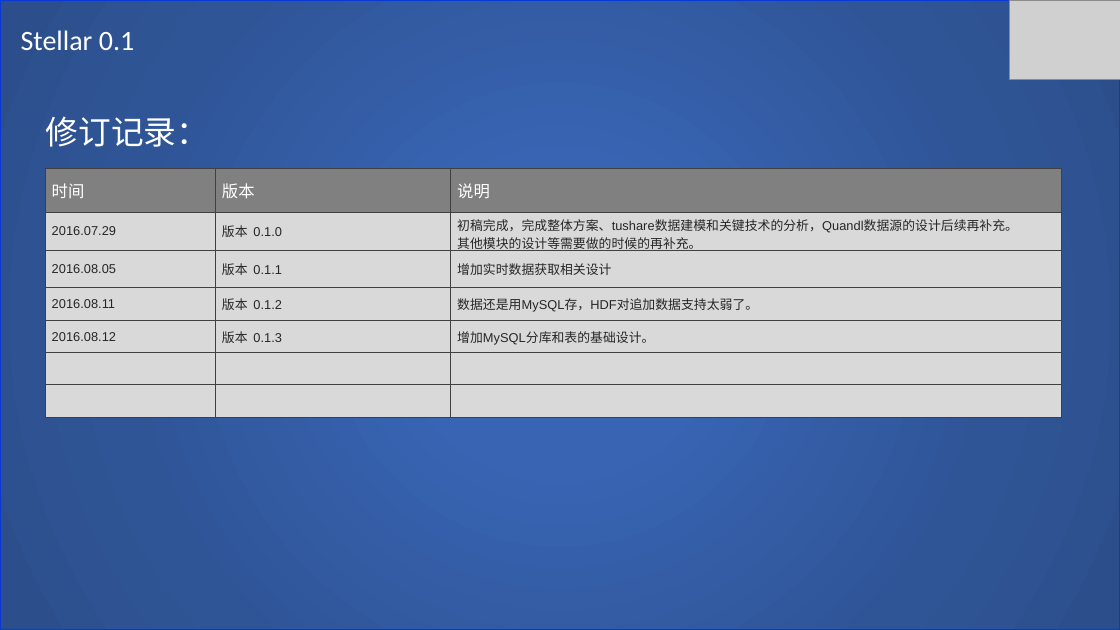
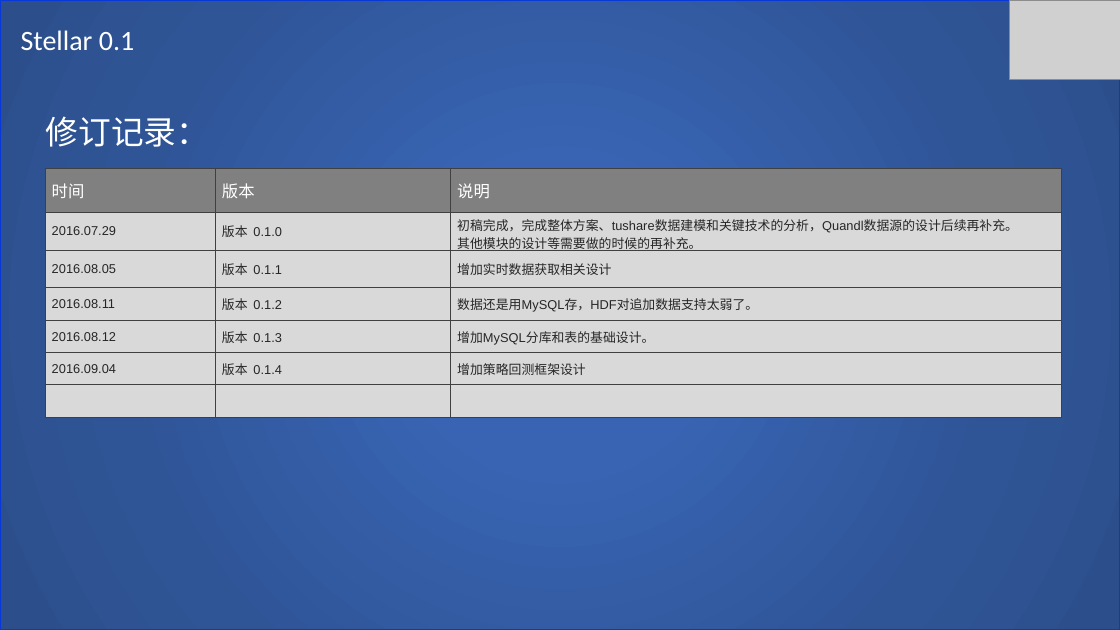
Before and after one commit to SCITLAS/Stellar, a slide deck: slide 2 of Stellar_0.1/documents/design.pptx. Drawn at 1120x630 pixels with LibreOffice and Linux fonts; fonts in the diff are those of the drawing; grey boxes stand for pictures. Boxes give left, top, right and bottom in pixels: in the first picture for what was removed or moved away, otherwise in the second. Text is boxed around its words. In the diff, an @@ line names an element or a change of style, - is before the commit and + after.

```diff
--- a/Stellar_0.1/documents/design.pptx
+++ b/Stellar_0.1/documents/design.pptx
@@ table at (x1=45, y1=169, x2=1062, y2=418) @@
+row 6: 2016.09.04 | 版本 0.1.4 | 增加策略回测框架设计
-row 7:  |  | 
```
Also in this commit, not shown: 1 other slide changed, 2 slides added, 4 other files.
